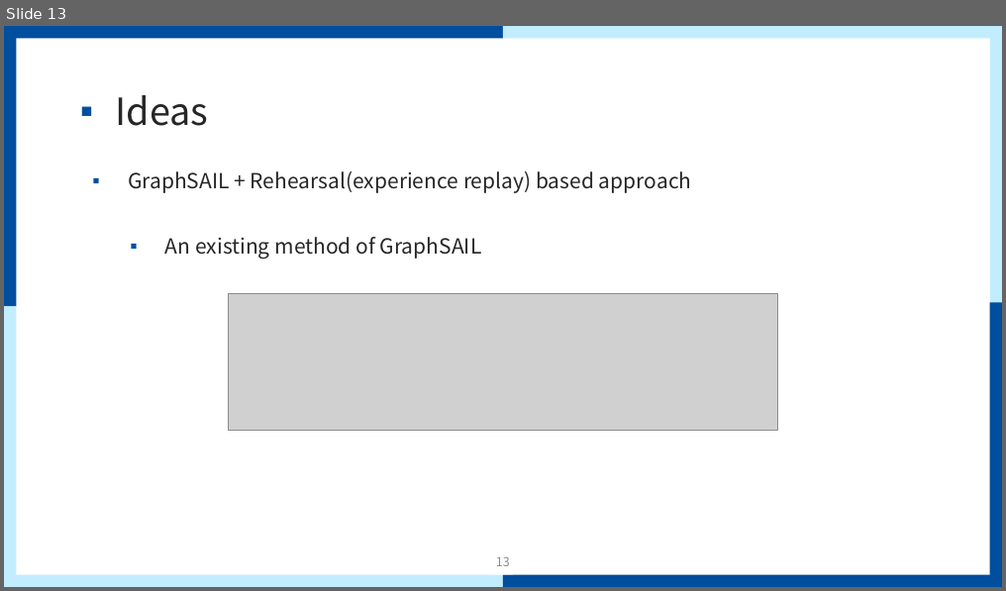
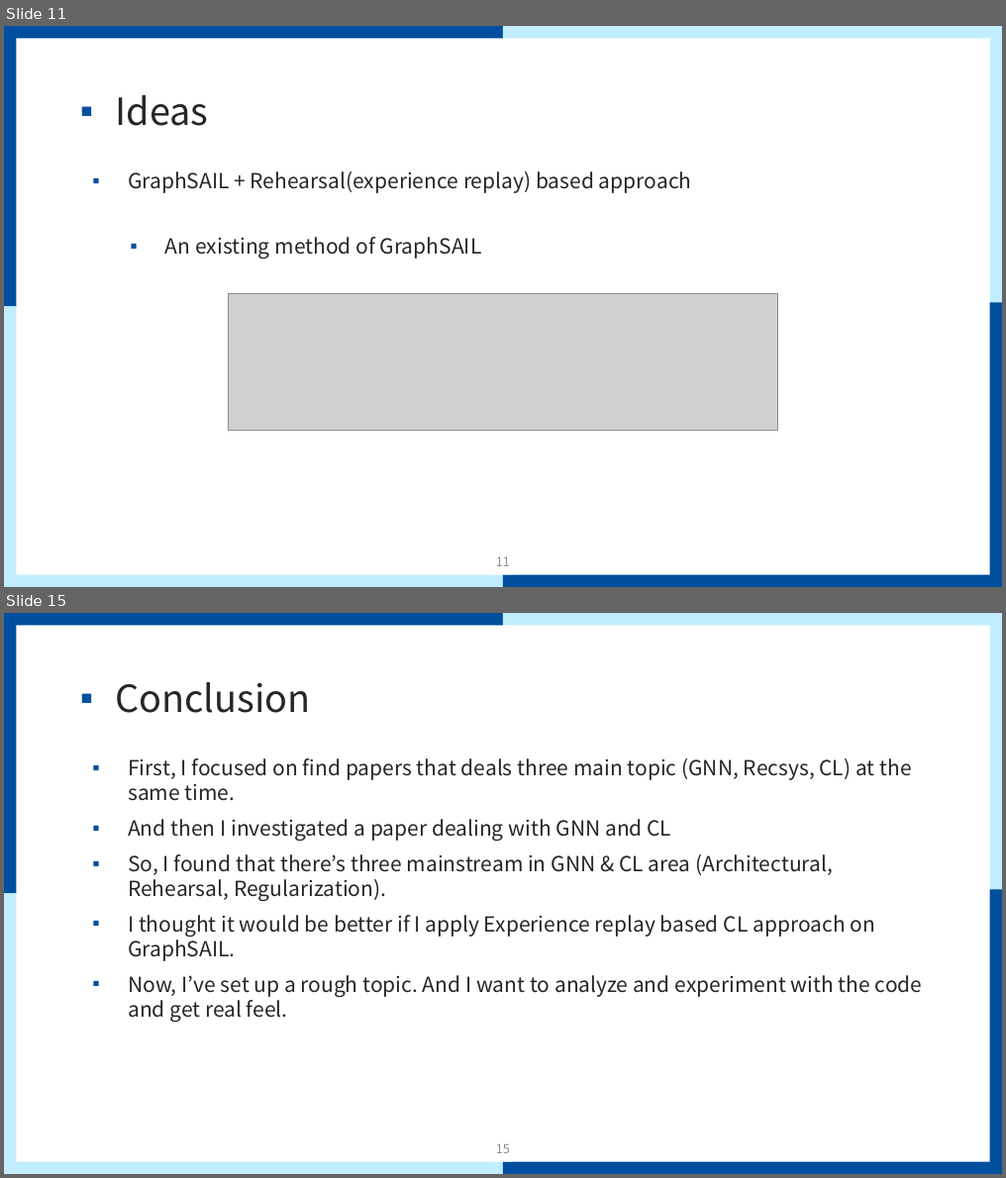
Before and after one commit to mmvv11/GraduateStudies, a slide deck: papers/papersForKCC/논문 관련 조사 및 아이디어.pptx. Shown one above the other, each under a label of ours: slide 13 before the commit, slides 11 and 15 after it; the slides between them are not shown. The pictures are 1006x591 and 1006x1178 pixels, drawn with LibreOffice and Linux fonts; fonts in the diff are those of the drawing; grey boxes stand for pictures; background and template pictures are left out. Boxes give left, top, right and bottom in pixels: in the first picture for what was removed or moved away, otherwise in the second. Text is boxed around its words. In the diff, an @@ line names an element or a change of style, - is before the commit and + after.

```diff
--- a/papers/papersForKCC/논문 관련 조사 및 아이디어.pptx
+++ b/papers/papersForKCC/논문 관련 조사 및 아이디어.pptx
@@ slide 15 added at (4, 613, 1002, 1174), background #FFFFFF; not listed: 9 template elements that a slide beside it also shows @@
@@ title added at (116, 682, 311, 713), 36 pt, text #262626 @@
+▪ Conclusion
@@ text added at (128, 759, 923, 1022), 20 pt, text #262626 @@
+▪ First, I focused on find papers that deals three main topic (GNN, Recsys, CL) at the same time.
+▪ And then I investigated a paper dealing with GNN and CL
+▪ So, I found that there’s three mainstream in GNN & CL area (Architectural, Rehearsal, Regularization).
+▪ I thought it would be better if I apply Experience replay based CL approach on GraphSAIL.
+▪ Now, I’ve set up a rough topic. And I want to analyze and experiment with the code and get real feel.
@@ page number added at (496, 1145, 510, 1154), 12 pt, text #8C8C8C @@
+15
@@ what was slide 13 is now slide 11 @@
@@ page number at (496, 558, 510, 567): text changed @@
-13
+11
```
Also in this commit, not shown: 7 slides changed, 1 other slide added, 3 other files.
